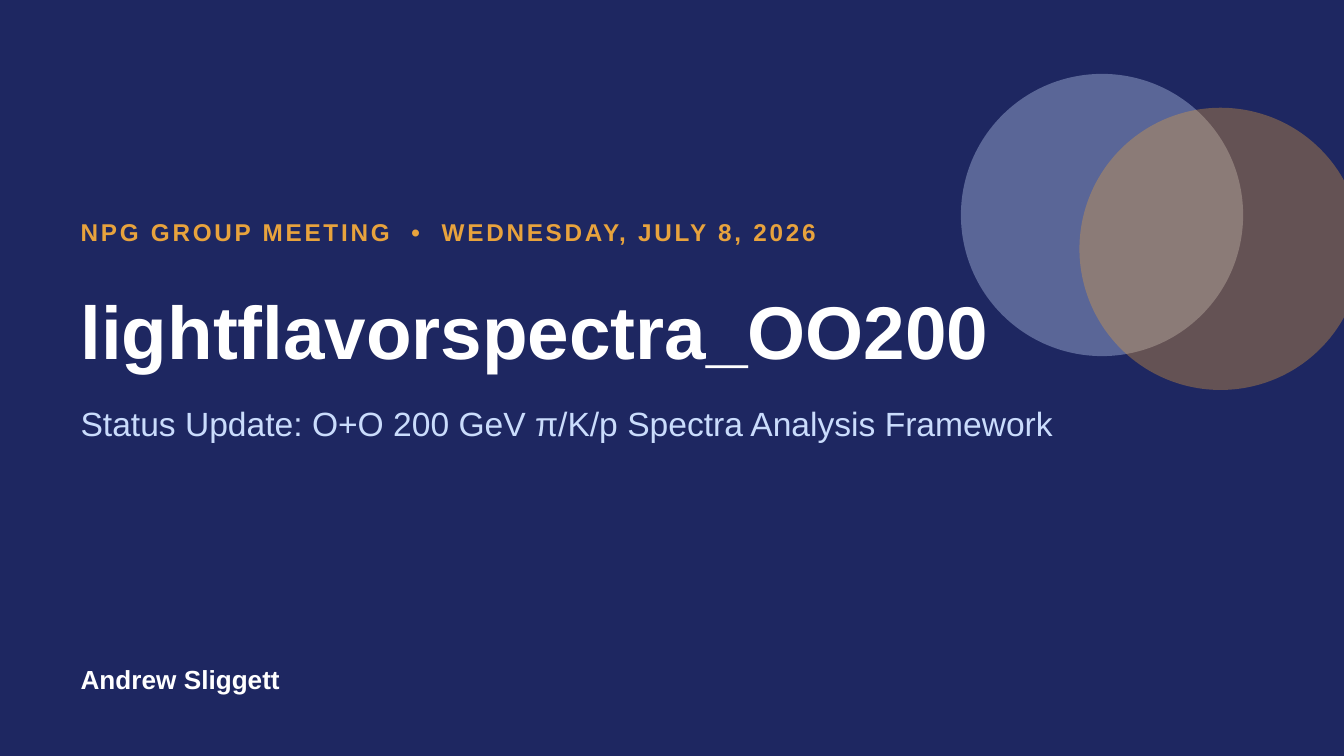
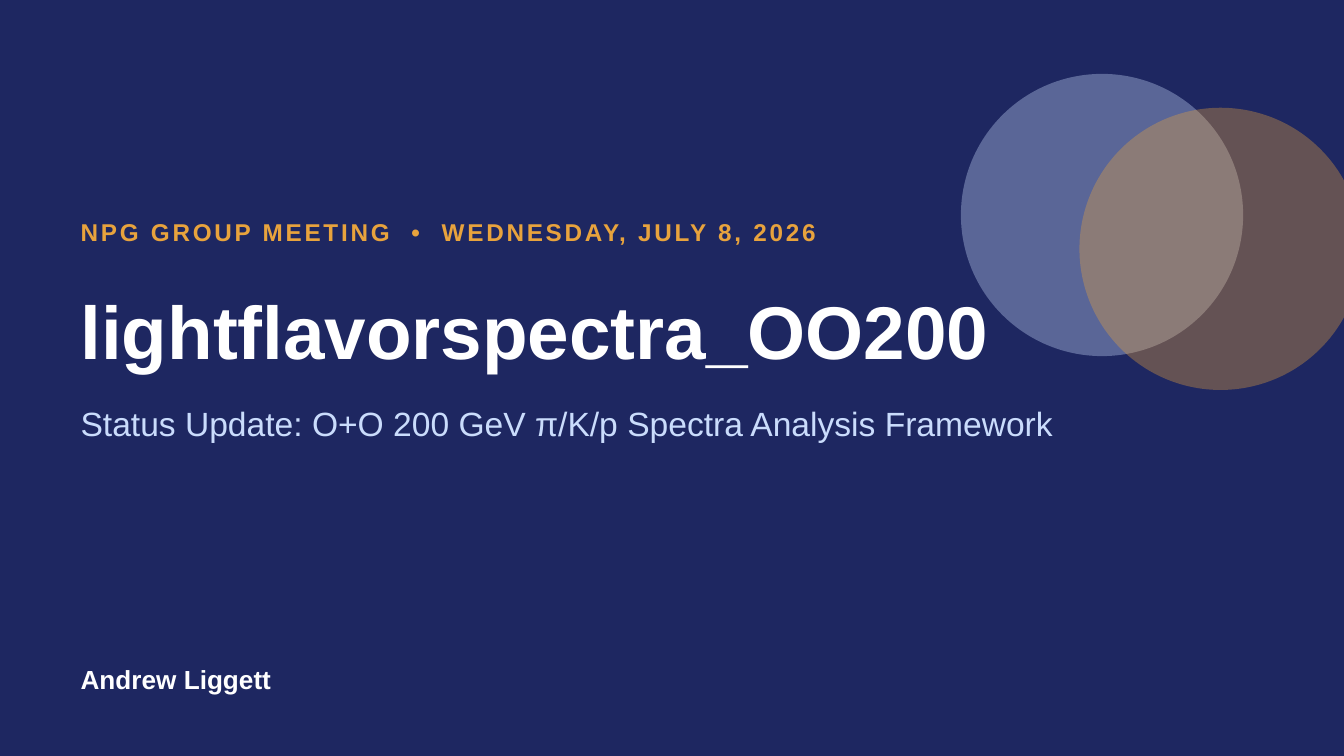
Before and after one commit to liggett2820/lightflavorspectra_OO200, a slide deck: slide 1 of docs/lightflavorspectra_OO200_Status_Update.pptx. Drawn at 1344x756 pixels with LibreOffice and Linux fonts; fonts in the diff are those of the drawing. Boxes give left, top, right and bottom in pixels: in the first picture for what was removed or moved away, otherwise in the second. Text is boxed around its words. In the diff, an @@ line names an element or a change of style, - is before the commit and + after.

Commit message:
Fix presenter name: Andrew Liggett

```diff
--- a/docs/lightflavorspectra_OO200_Status_Update.pptx
+++ b/docs/lightflavorspectra_OO200_Status_Update.pptx
@@ text at (81,670,271,694): text changed @@
-Andrew Sliggett
+Andrew Liggett
```
